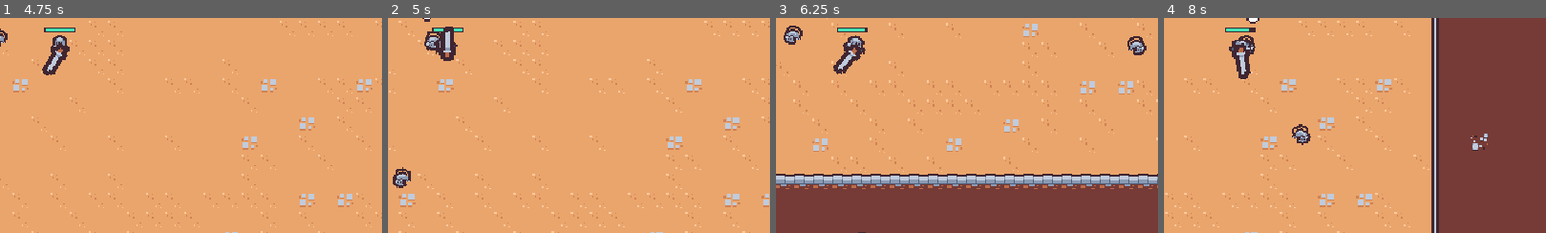
Above: before the commit, frames 1-4 (left to right).
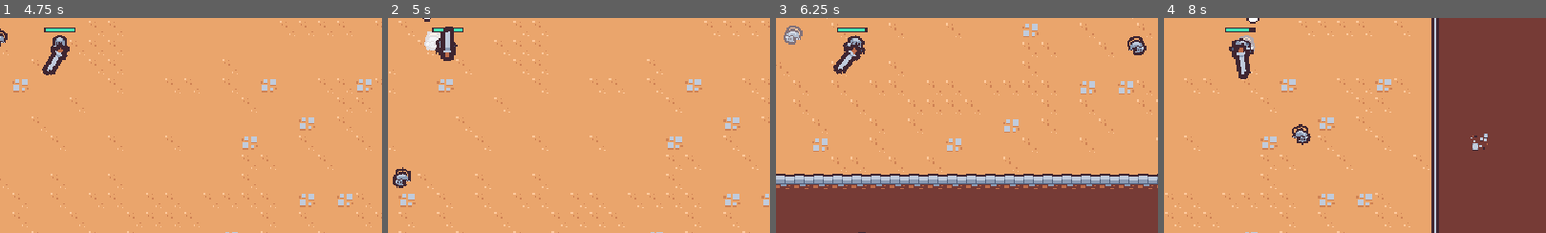
Above: after the commit, the same moments.

Repository: blackal83/godot_survivors_class
Game: Godot game, scene res://scenes/main/main.tscn
Same seed, same stepped clock (60 frames per second), same inputs: the game is played once before the commit and once after it.
Inputs (mouse positions are % of the whole screen's width and height, from its top left):
- Up to frame 1 (4.75 s): move the mouse to (72, 45) at 0.52 s; press the mouse at (72, 45) at 0.53 s; hold D (move_right) 0.53-1.28 s; move the mouse to (30, 55) at 1.27 s; release the mouse at (30, 55) at 1.28 s; hold S (move_down) 1.28-2.03 s; click (30, 55) at 1.35 s; move the mouse to (60, 28) at 2.02 s; press the mouse at (60, 28) at 2.03 s; hold D (move_right) 2.03-2.78 s; move the mouse to (45, 70) at 2.77 s; release the mouse at (45, 70) at 2.78 s; hold W (move_up) 2.78-3.53 s; click (45, 70) at 2.85 s; move the mouse to (80, 65) at 3.52 s; press the mouse at (80, 65) at 3.53 s; hold A (move_left) from 3.53 s (still down); move the mouse to (20, 35) at 4.27 s; release the mouse at (20, 35) at 4.28 s; click (20, 35) at 4.35 s
- Up to frame 2 (5 s): keep holding A (move_left)
- Up to frame 3 (6.25 s): move the mouse to (55, 50) at 5.02 s; release A (move_left) at 5.03 s; press the mouse at (55, 50) at 5.03 s; hold S (move_down) 5.03-5.78 s; move the mouse to (35, 25) at 5.77 s; release the mouse at (35, 25) at 5.78 s; hold D (move_right) from 5.78 s (still down); click (35, 25) at 5.85 s
- Up to frame 4 (8 s): move the mouse to (72, 45) at 6.52 s; release D (move_right) at 6.53 s; press the mouse at (72, 45) at 6.53 s; hold W (move_up) 6.53-7.28 s; move the mouse to (30, 55) at 7.27 s; release the mouse at (30, 55) at 7.28 s; hold D (move_right) from 7.28 s (still down); click (30, 55) at 7.35 s
The pictures show only the part of the screen within x 41-91%, y 42-92%; the shares and areas given below are measured in that part.

Frame 1 is identical in both runs. In frame 2, 0.3% of the frame differs, in the area x 9-14%, y 6-16%; in frame 3, 0.3%, in the area x 2-7%, y 3-13%; in frame 4, 0.1%.

Commit message:
adding damage flash (lesson 45)

Diff:
--- /dev/null
+++ b/scenes/component/hit_flash_component.gd
@@ -0,0 +1,21 @@
+extends Node
+
+@export var health_comp: Node
+@export var sprite: Sprite2D
+@export var hit_flash_material: ShaderMaterial
+
+var hit_flash_tween: Tween
+
+func _ready():
+	health_comp.health_changed.connect(on_health_changed)
+	#(sprite.material as ShaderMaterial).set("lerp_percent", 0.5)
+	sprite.material = hit_flash_material
+
+func on_health_changed():
+	if hit_flash_tween != null && hit_flash_tween.is_valid():
+		hit_flash_tween.kill()
+
+	(sprite.material as ShaderMaterial).set_shader_parameter("lerp_percent", 1.0)
+	hit_flash_tween = create_tween()
+	hit_flash_tween.tween_property(sprite.material, "shader_parameter/lerp_percent", 0.0, 0.25)\
+		.set_ease(Tween.EASE_IN).set_trans(Tween.TRANS_CUBIC)
--- /dev/null
+++ b/scenes/component/hit_flash_component.gdshader
@@ -0,0 +1,14 @@
+shader_type canvas_item;
+
+uniform float lerp_percent : hint_range(0.0, 1.0, 0.1);
+
+void fragment() {
+	vec4 texture_color = texture(TEXTURE, UV);
+	vec4 final_color = mix(texture_color, vec4(1.0, 1.0, 1.0, texture_color.a), lerp_percent);
+	COLOR = final_color;
+}
+
+//void light() {
+	// Called for every pixel for every light affecting the CanvasItem.
+	// Uncomment to replace the default light processing function with this one.
+//}
--- /dev/null
+++ b/scenes/component/hit_flash_component.tscn
@@ -0,0 +1,8 @@
+[gd_scene load_steps=3 format=3 uid="uid://be0a3utqhks6d"]
+
+[ext_resource type="Script" path="res://scenes/component/hit_flash_component.gd" id="1_kyeev"]
+[ext_resource type="Material" uid="uid://cbfl0uc2nxkfc" path="res://scenes/component/hit_flash_component_material.tres" id="2_dxpve"]
+
+[node name="HitFlashComponent" type="Node"]
+script = ExtResource("1_kyeev")
+hit_flash_material = ExtResource("2_dxpve")
--- /dev/null
+++ b/scenes/component/hit_flash_component_material.tres
@@ -0,0 +1,8 @@
+[gd_resource type="ShaderMaterial" load_steps=2 format=3 uid="uid://cbfl0uc2nxkfc"]
+
+[ext_resource type="Shader" path="res://scenes/component/hit_flash_component.gdshader" id="1_uqf61"]
+
+[resource]
+resource_local_to_scene = true
+shader = ExtResource("1_uqf61")
+shader_parameter/lerp_percent = 0.0
--- a/scenes/game_object/basic_enemy/basic_enemy.tscn
+++ b/scenes/game_object/basic_enemy/basic_enemy.tscn
@@ -1,9 +1,11 @@
-[gd_scene load_steps=13 format=3 uid="uid://e8m6l3yda7wd"]
+[gd_scene load_steps=16 format=3 uid="uid://e8m6l3yda7wd"]
 
 [ext_resource type="Texture2D" uid="uid://w033cudtpt1x" path="res://scenes/game_object/basic_enemy/basic_enemy.png" id="1_55ca2"]
 [ext_resource type="Script" path="res://scenes/game_object/basic_enemy/basic_enemy.gd" id="1_i80v6"]
 [ext_resource type="PackedScene" uid="uid://dfl8b7dwovkmt" path="res://scenes/component/health_component.tscn" id="2_j1cax"]
 [ext_resource type="PackedScene" uid="uid://de6vpcii22mij" path="res://scenes/component/vial_drop_component.tscn" id="3_fdfts"]
+[ext_resource type="PackedScene" uid="uid://be0a3utqhks6d" path="res://scenes/component/hit_flash_component.tscn" id="3_qigm1"]
+[ext_resource type="Shader" path="res://scenes/component/hit_flash_component.gdshader" id="4_5ibxg"]
 [ext_resource type="PackedScene" uid="uid://r0uqrwxe2hfm" path="res://scenes/component/velocity_component.tscn" id="4_5xl2q"]
 [ext_resource type="PackedScene" uid="uid://bkvg4d2mrptb6" path="res://scenes/component/hurtbox_component.tscn" id="4_eujfs"]
 [ext_resource type="PackedScene" uid="uid://cb2jvdfmlif5c" path="res://scenes/component/death_component.tscn" id="4_hjsd4"]
@@ -70,6 +72,11 @@
 "walk": SubResource("Animation_u3bpo")
 }
 
+[sub_resource type="ShaderMaterial" id="ShaderMaterial_q6asl"]
+resource_local_to_scene = true
+shader = ExtResource("4_5ibxg")
+shader_parameter/lerp_percent = 0.0
+
 [sub_resource type="CircleShape2D" id="CircleShape2D_r6trp"]
 radius = 12.0
 
@@ -90,6 +97,11 @@
 
 [node name="HealthComponent" parent="." instance=ExtResource("2_j1cax")]
 
+[node name="HitFlashComponent" parent="." node_paths=PackedStringArray("health_comp", "sprite") instance=ExtResource("3_qigm1")]
+health_comp = NodePath("../HealthComponent")
+sprite = NodePath("../Visuals/Sprite2D")
+hit_flash_material = SubResource("ShaderMaterial_q6asl")
+
 [node name="VialDropComponent" parent="." node_paths=PackedStringArray("health_comp") instance=ExtResource("3_fdfts")]
 drop_percent = 0.35
 health_comp = NodePath("../HealthComponent")
@@ -100,12 +112,6 @@
 health_component = NodePath("../HealthComponent")
 sprite = NodePath("../Visuals/Sprite2D")
 
-[node name="Visuals" type="Node2D" parent="."]
-
-[node name="Sprite2D" type="Sprite2D" parent="Visuals"]
-texture = ExtResource("1_55ca2")
-offset = Vector2(0, -4)
-
 [node name="HurtboxComponent" parent="." node_paths=PackedStringArray("health_comp") instance=ExtResource("4_eujfs")]
 health_comp = NodePath("../HealthComponent")
 
@@ -113,6 +119,12 @@
 position = Vector2(0, -5)
 shape = SubResource("CircleShape2D_r6trp")
 
+[node name="Visuals" type="Node2D" parent="."]
+
+[node name="Sprite2D" type="Sprite2D" parent="Visuals"]
+texture = ExtResource("1_55ca2")
+offset = Vector2(0, -4)
+
 [node name="CollisionShape2D" type="CollisionShape2D" parent="."]
 position = Vector2(0, -5)
 shape = SubResource("CircleShape2D_1wp68")
--- a/scenes/game_object/wizard_enemy/wizard_enemy.tscn
+++ b/scenes/game_object/wizard_enemy/wizard_enemy.tscn
@@ -1,12 +1,53 @@
-[gd_scene load_steps=13 format=3 uid="uid://dmttdx2ccgh46"]
+[gd_scene load_steps=16 format=3 uid="uid://dmttdx2ccgh46"]
 
 [ext_resource type="Script" path="res://scenes/game_object/wizard_enemy/wizard_enemy.gd" id="1_jn3jg"]
 [ext_resource type="PackedScene" uid="uid://dfl8b7dwovkmt" path="res://scenes/component/health_component.tscn" id="1_ud8mw"]
 [ext_resource type="PackedScene" uid="uid://cb2jvdfmlif5c" path="res://scenes/component/death_component.tscn" id="2_1kic0"]
 [ext_resource type="Texture2D" uid="uid://djymbcic047k8" path="res://scenes/game_object/wizard_enemy/wizard_enemy.png" id="3_6ib0j"]
+[ext_resource type="PackedScene" uid="uid://be0a3utqhks6d" path="res://scenes/component/hit_flash_component.tscn" id="3_lfuv8"]
 [ext_resource type="PackedScene" uid="uid://r0uqrwxe2hfm" path="res://scenes/component/velocity_component.tscn" id="3_wehfv"]
 [ext_resource type="PackedScene" uid="uid://de6vpcii22mij" path="res://scenes/component/vial_drop_component.tscn" id="4_ej6km"]
 [ext_resource type="PackedScene" uid="uid://bkvg4d2mrptb6" path="res://scenes/component/hurtbox_component.tscn" id="4_s70vh"]
+[ext_resource type="Shader" path="res://scenes/component/hit_flash_component.gdshader" id="4_ws005"]
+
+[sub_resource type="Animation" id="Animation_tjado"]
+length = 0.001
+tracks/0/type = "value"
+tracks/0/imported = false
+tracks/0/enabled = true
+tracks/0/path = NodePath(".:position")
+tracks/0/interp = 1
+tracks/0/loop_wrap = true
+tracks/0/keys = {
+"times": PackedFloat32Array(0),
+"transitions": PackedFloat32Array(1),
+"update": 0,
+"values": [Vector2(0, 0)]
+}
+tracks/1/type = "value"
+tracks/1/imported = false
+tracks/1/enabled = true
+tracks/1/path = NodePath(".:rotation")
+tracks/1/interp = 1
+tracks/1/loop_wrap = true
+tracks/1/keys = {
+"times": PackedFloat32Array(0),
+"transitions": PackedFloat32Array(1),
+"update": 0,
+"values": [0.0]
+}
+tracks/2/type = "value"
+tracks/2/imported = false
+tracks/2/enabled = true
+tracks/2/path = NodePath(".:scale")
+tracks/2/interp = 1
+tracks/2/loop_wrap = true
+tracks/2/keys = {
+"times": PackedFloat32Array(0),
+"transitions": PackedFloat32Array(1),
+"update": 0,
+"values": [Vector2(1, 1)]
+}
 
 [sub_resource type="Animation" id="Animation_e8ba1"]
 resource_name = "walk"
@@ -67,50 +108,16 @@
 }]
 }
 
-[sub_resource type="Animation" id="Animation_tjado"]
-length = 0.001
-tracks/0/type = "value"
-tracks/0/imported = false
-tracks/0/enabled = true
-tracks/0/path = NodePath(".:position")
-tracks/0/interp = 1
-tracks/0/loop_wrap = true
-tracks/0/keys = {
-"times": PackedFloat32Array(0),
-"transitions": PackedFloat32Array(1),
-"update": 0,
-"values": [Vector2(0, 0)]
-}
-tracks/1/type = "value"
-tracks/1/imported = false
-tracks/1/enabled = true
-tracks/1/path = NodePath(".:rotation")
-tracks/1/interp = 1
-tracks/1/loop_wrap = true
-tracks/1/keys = {
-"times": PackedFloat32Array(0),
-"transitions": PackedFloat32Array(1),
-"update": 0,
-"values": [0.0]
-}
-tracks/2/type = "value"
-tracks/2/imported = false
-tracks/2/enabled = true
-tracks/2/path = NodePath(".:scale")
-tracks/2/interp = 1
-tracks/2/loop_wrap = true
-tracks/2/keys = {
-"times": PackedFloat32Array(0),
-"transitions": PackedFloat32Array(1),
-"update": 0,
-"values": [Vector2(1, 1)]
-}
-
 [sub_resource type="AnimationLibrary" id="AnimationLibrary_3qnp3"]
 _data = {
 "RESET": SubResource("Animation_tjado"),
 "walk": SubResource("Animation_e8ba1")
 }
+
+[sub_resource type="ShaderMaterial" id="ShaderMaterial_knkme"]
+resource_local_to_scene = true
+shader = ExtResource("4_ws005")
+shader_parameter/lerp_percent = 0.0
 
 [sub_resource type="CircleShape2D" id="CircleShape2D_nfgth"]
 radius = 8.0
@@ -131,6 +138,11 @@
 
 [node name="HealthComponent" parent="." instance=ExtResource("1_ud8mw")]
 max_health = 30.0
+
+[node name="HitFlashComponent" parent="." node_paths=PackedStringArray("health_comp", "sprite") instance=ExtResource("3_lfuv8")]
+health_comp = NodePath("../HealthComponent")
+sprite = NodePath("../Visuals/Sprite2D")
+hit_flash_material = SubResource("ShaderMaterial_knkme")
 
 [node name="VelocityComponent" parent="." instance=ExtResource("3_wehfv")]
 max_speed = 60
--- a/scenes/ui/floating_text.gd
+++ b/scenes/ui/floating_text.gd
@@ -10,12 +10,14 @@
 	var tween = create_tween()
 	tween.set_parallel()
 
+	#move the damage text up 16 pixels over .3 secs
 	tween.tween_property(self, "global_position", global_position + (Vector2.UP) * 16, .3)\
 		.set_ease(Tween.EASE_OUT).set_trans(Tween.TRANS_CUBIC)
 
 
 	tween.chain()
 
+	#move the damage text up an additional 32 pixels and scale down to 0 over .5 secs
 	tween.tween_property(self, "global_position", global_position + (Vector2.UP) * 48, .5)\
 		.set_ease(Tween.EASE_IN).set_trans(Tween.TRANS_CUBIC)
 	tween.tween_property(self, "scale", Vector2.ZERO, .5)\
@@ -25,6 +27,7 @@
 
 	tween.tween_callback(queue_free)
 
+	#sclae the damage text to 1.5 over .15s
 	var scale_tween = create_tween()
 	scale_tween.tween_property(self, "scale", Vector2.ONE * 1.5, .15)\
 		.set_ease(Tween.EASE_OUT).set_trans(Tween.TRANS_CUBIC)
